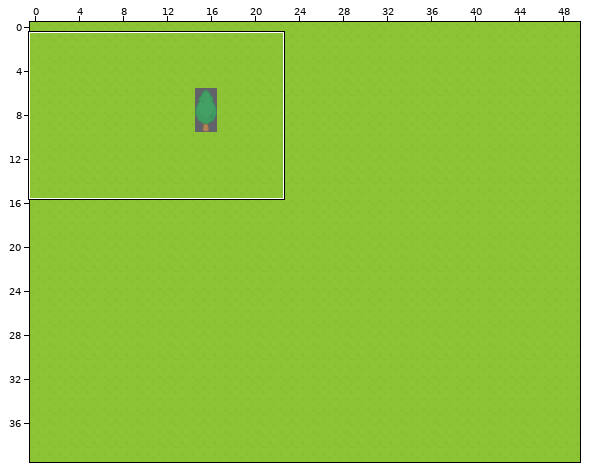
Level history. Tiled map: gfx/tiles/map.tmx. The picture above shows the old version from afar; the outline marks the close-up.
Close-up. Old version:
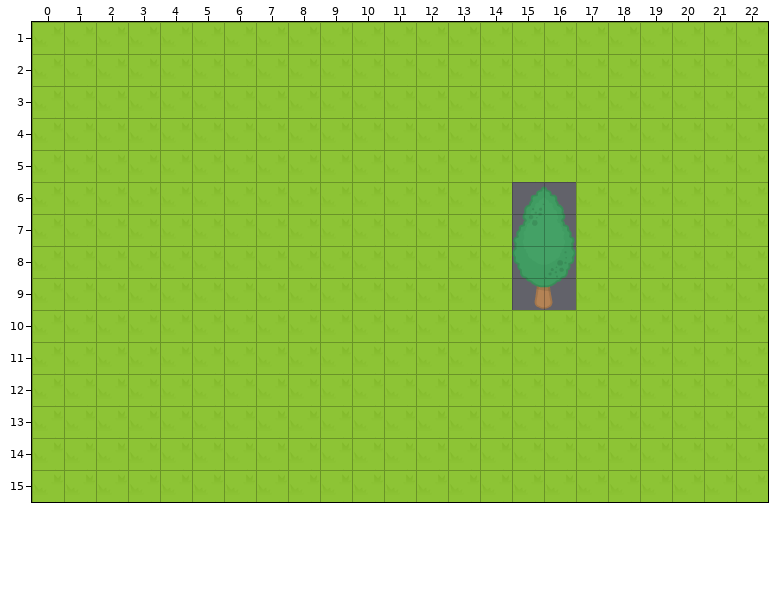
Cells are 32x32 px. Shown: x 0..22, y 1..15.
After the commit:
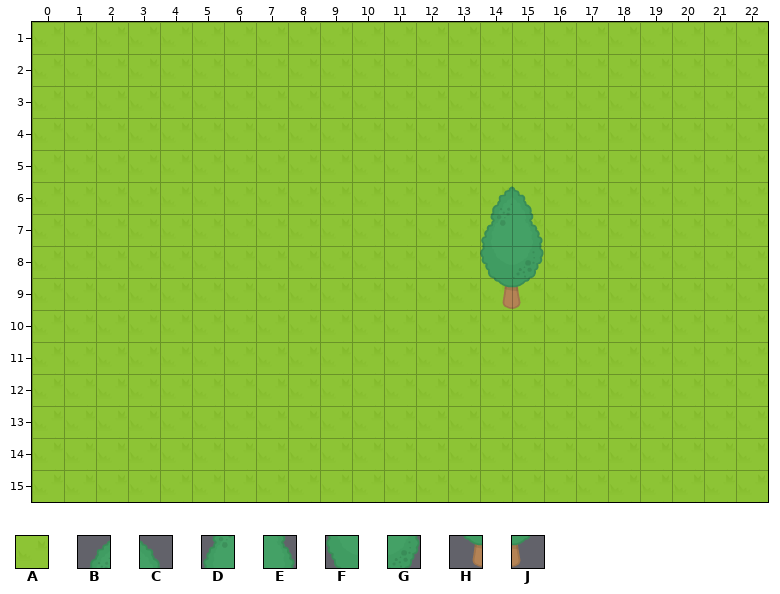
Key: from "RPGpack_sheet": A 6, B 808, C 809, D 848, E 849, F 888, G 889, H 928, J 929.
_ is an empty cell.
Tiles replaced or removed in this view: B, C, D, E, F, G, H, J.
Tiles of an added or newly shown layer are drawn over the layers below it.
The edit:
Changed rows in their new state; . is an unchanged cell.
Layer "Tilelaag 1":
first column x 15:
 6 AA
 7 AA
 8 AA
 9 AA
Layer "Tilelaag 2" (added):
first column x 14:
 6 BC
 7 DE
 8 FG
 9 HJ
Where, in picture pixels (left, top, right, bottom), the same in both close-ups:
changed: (480, 182, 576, 310)
